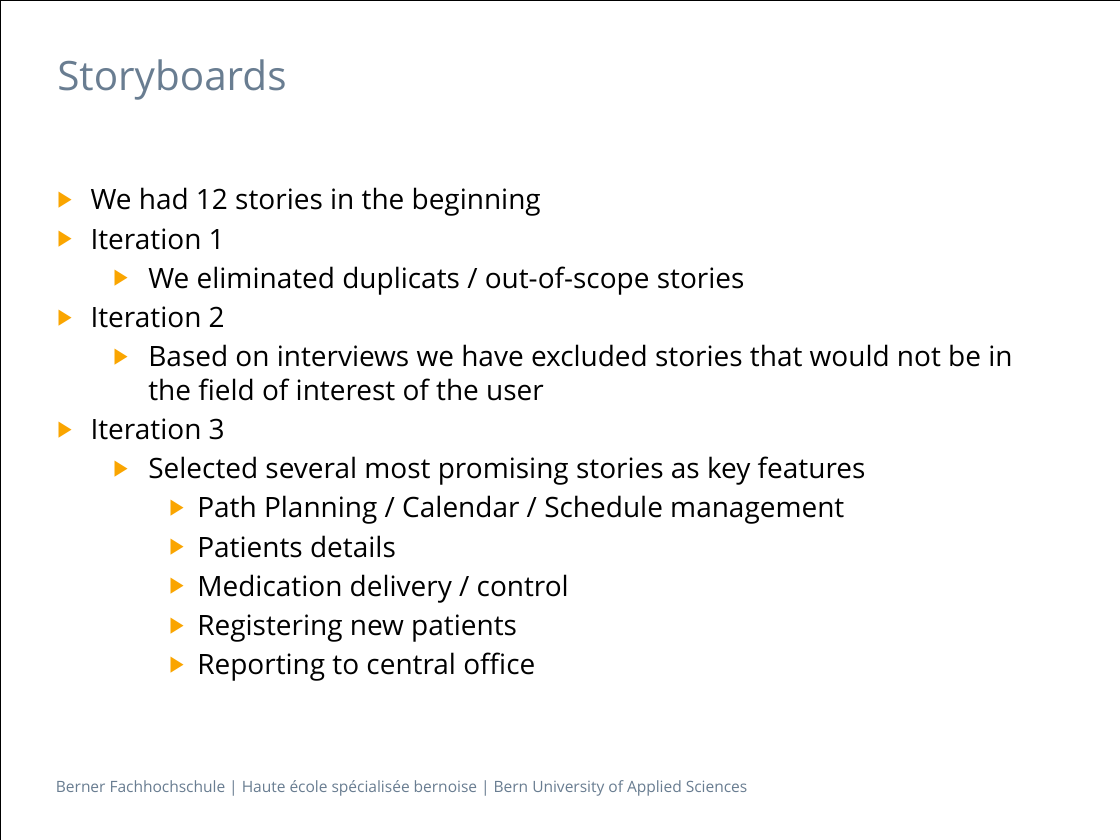
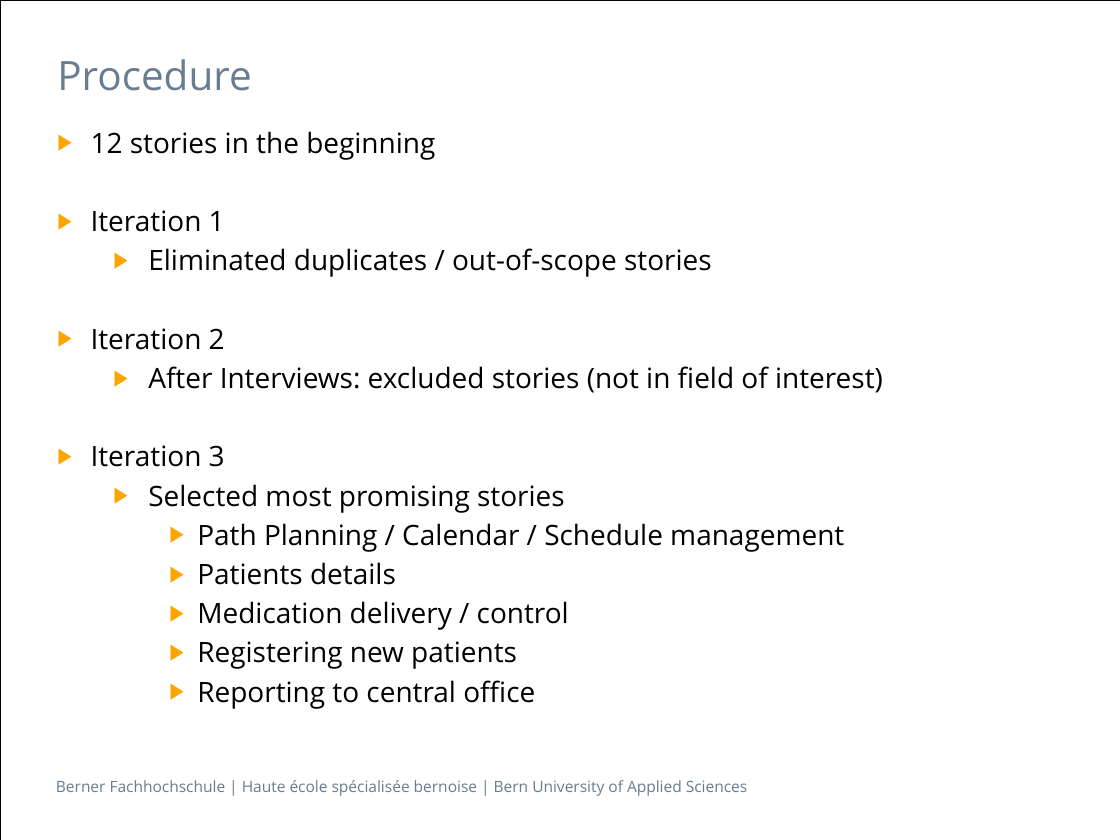
Before and after one commit to BurningBadger/ch.bfh.bti7081.s2016.blue, a slide deck: slide 12 of doc/task03/2016-03-29-Task_03_1.pptx. Drawn at 1120x840 pixels with LibreOffice and Linux fonts; fonts in the diff are those of the drawing. Boxes give left, top, right and bottom in pixels: in the first picture for what was removed or moved away, otherwise in the second. Text is boxed around its words. In the diff, an @@ line names an element or a change of style, - is before the commit and + after.

```diff
--- a/doc/task03/2016-03-29-Task_03_1.pptx
+++ b/doc/task03/2016-03-29-Task_03_1.pptx
@@ title at (57, 59, 251, 91): text changed @@
-Storyboards
+Procedure
@@ text "12 stories in the beginning": place and size @@
-text "12 stories in the beginning" at (91, 187, 1012, 681)
+text "12 stories in the beginning" at (91, 131, 883, 709)
@@ text at (91, 131, 435, 160): text changed @@
-▶ We had 12 stories in the beginning
+▶ 12 stories in the beginning
@@ text at (148, 248, 712, 277): text changed @@
-  ▶ We eliminated duplicats / out-of-scope stories
+  ▶ Eliminated duplicates / out-of-scope stories
@@ text at (148, 366, 883, 393): text changed @@
-  ▶ Based on interviews we have excluded stories that would not be in the field of interest of the user
+  ▶ After Interviews: excluded stories (not in field of interest)
@@ text at (148, 484, 565, 513): text changed @@
-  ▶ Selected several most promising stories as key features
+  ▶ Selected most promising stories
```
Also in this commit, not shown: 6 other slides changed.
